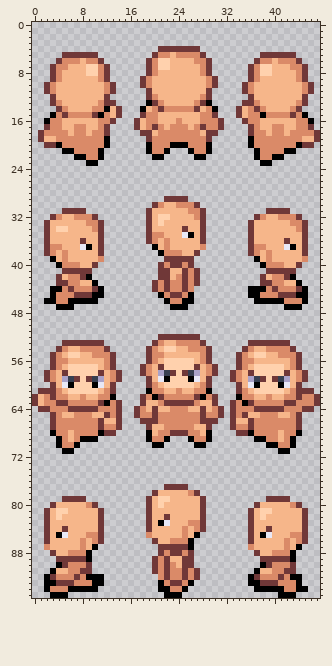
Sprite sheet -- skin/fighter/nue2/trainer.png. The first picture shows the starting point.
The file is 48x96 pixels.
After:
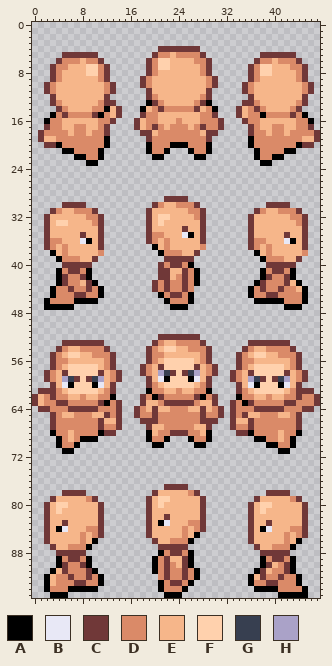
Palette (. is transparent): A #000000  B #e8e8f6  C #703838  D #da8a68  E #f6b68a  F #ffd1ad  G #373f50  H #aaa2c8
Commit: SKIN proportion du nue refait le skin du bankier peux ce deplacer
Edits made:
@@ x 0..47 @@
 29 ......................CCCC......................
-30 ....................CDEEDDDC....................
-31 .....CCCC..........CEEEEEEDDC..........CCCC.....
-32 ...CDEEDDDC........CEFFEEEEDC........CDEEDDDC...
-33 ..CEEEEEEDDC.......CEFEEEEEEC.......CEEEEEEDDC..
-34 ..CEFFEEEEDC.......CEEEEECEEC.......CEEEEEEEDC..
-35 ..CEEEEEEEEC.......CDDEEEBAEC.......CEEEEEEEEC..
-36 ..CEEEEECEEC.......CDEDEEEEEC.......CEEEEECEEC..
-37 ..CDDEEEBAEC........AEDEEEEED.......CDDEEEBAEC..
-38 ..CDEDEEEEEC.........ADDDEEC........CDEDEEEEEC..
-39 ...AEDEEEEED..........CCCCC..........AEDEEEEED..
-40 ....ADDDEEC..........CDCCDC...........ADDDEEC...
-41 .....CCCCC...........CCEECDC...........CCCCC....
-42 ....CEDDCA...........CCEDCDC..........CEDDCA....
-43 ....CCDDEEA.........CDCDDCDC..........CCDDEEA...
-44 ...AADCDDDCA........CDCDDCD.........AAADCDDDCA..
-45 ...ADDDCCCAA.........ADCCDA.........AADDDCCCAA..
-46 ..AADDAAAAA...........ADDAA..........AAAAADDDA..
-47 ....AAA................AAA................AAA...
+30 .....CCCC...........CDEEDDDC...........CCCC.....
+31 ...CDEEDDDC........CEEEEEEDDC........CDEEDDDC...
+32 ..CEEEEEEDDC.......CEFFEEEEDC.......CEEEEEEDDC..
+33 ..CEFFEEEEDC.......CEFEEEEEEC.......CEEEEEEEDC..
+34 ..CEEEEEEEEC.......CEEEEECEEC.......CEEEEEEEEC..
+35 ..CEEEEECEEC.......CDDEEEBAEC.......CEEEEECEEC..
+36 ..CDDEEEBAEC.......CDEDEEEEEC.......CDDEEEBAEC..
+37 ..CDEDEEEEEC........AEDEEEEED.......CDEDEEEEEC..
+38 ...AEDEEEEED.........ADDDEEC.........AEDEEEEED..
+39 ....ADDDEEC...........CCCCC...........ADDDEEC...
+40 .....CCCCC...........CDCCDA............CCCCC....
+41 ....ADCCDA...........CCEECDA..........ADCCDA....
+42 ....ACDDCA...........CCEDCDA..........ACDDCA....
+43 ....ACDDECA.........CDCDDCDA.........ACDDDCEA...
+44 ...ADDCDDCDA........CDCDDCD.........ADCDDCDDEA..
+45 ...ADDDCCDDA.........ADCCDA.........ADDCCDDDDA..
+46 ..ADDDDAAAA...........ADDDA..........AAAAADDDA..
+47 ..AAAAA................AAA................AAA...
 48 ................................................
@@ x 0..47 @@
 77 ......................CCCC......................
-78 ....................CEEEEEDC....................
-79 .....CCCC..........CEFFEEEEEC..........CCCC.....
-80 ...CEEEEEDC........CEFEEEEEEC........CEEEEEDC...
-81 ..CEFFEEEEEC.......CEEEEEEEEC.......CEFFEEEEEC..
-82 ..CEFEEEEEEC.......CEECEEEEEC.......CEFEEEEEEC..
-83 ..CEEEEEEEEC.......CEABEEEDDC.......CEEEEEEEEC..
-84 ..CEECEEEEEC.......CEEEEEDEDC.......CEECEEEEEC..
-85 ..CEABEEEDDC.......DEEEEEDEA........CEABEEEDDC..
-86 ..CEEEEEDEDC........CEEDDDA.........CEEEEEDEDC..
-87 ..DEEEEEDEA..........CCCCCA.........DEEEEEDEA...
-88 ...CEEDDDA...........CDCCDC..........CEEDDDA....
-89 ....CCCCCA..........CDCEECC...........CCCCCA....
-90 ....ACDDDC..........CDCDECC...........ACDDDC....
-91 ...AEEDDCC..........CDCDDCDC.........AEEDDCC....
-92 ..ACDDDCDAAA.........DCDDCDC........ACDDDCDAA...
-93 ..AACCCDDDAA.........ADCCDA.........AACCCDDDA...
-94 ..ADDDAAAAA..........AADDA...........AAAAADDAA..
-95 ...AAA................AAA................AAA....
+78 .....CCCC...........CEEEEEDC...........CCCC.....
+79 ...CEEEEEDC........CEFFEEEEEC........CEEEEEDC...
+80 ..CEFFEEEEEC.......CEFEEEEEEC.......CEFFEEEEEC..
+81 ..CEFEEEEEEC.......CEEEEEEEEC.......CEFEEEEEEC..
+82 ..CEEEEEEEEC.......CEECEEEEEC.......CEEEEEEEEC..
+83 ..CEECEEEEEC.......CEABEEEDDC.......CEECEEEEEC..
+84 ..CEABEEEDDC.......CEEEEEDEDC.......CEABEEEDDC..
+85 ..CEEEEEDEDC.......CEEEEEDEA........CEEEEEDEDC..
+86 ..CEEEEEDEA.........CEEDDDA.........CEEEEEDEA...
+87 ...CEEDDDA...........CCCCC...........CEEDDDA....
+88 ....CCCCC............ADCCDA...........CCCCC.....
+89 ....ADCCDA..........ADCEECA...........ADCCDA....
+90 ....ACDDCA..........ADCDECA...........ACEDCA....
+91 ...AECDDDCA.........ADCDDCDA.........ACEDDCA....
+92 ..AEDDCDDCDA.........DCDDCDA........AECDDCDDA...
+93 ..AEDDDCCDDA.........ADCCDA.........ADDCCDDDA...
+94 ..ADDDAAAAA..........ADDDA...........AAAADDDDA..
+95 ...AAA................AAA................AAAAA..
